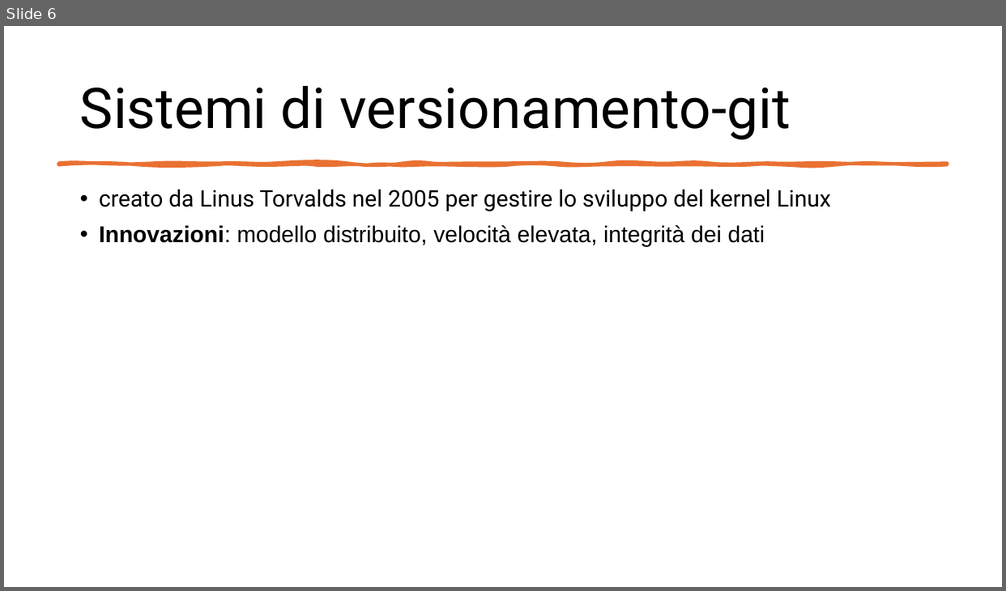
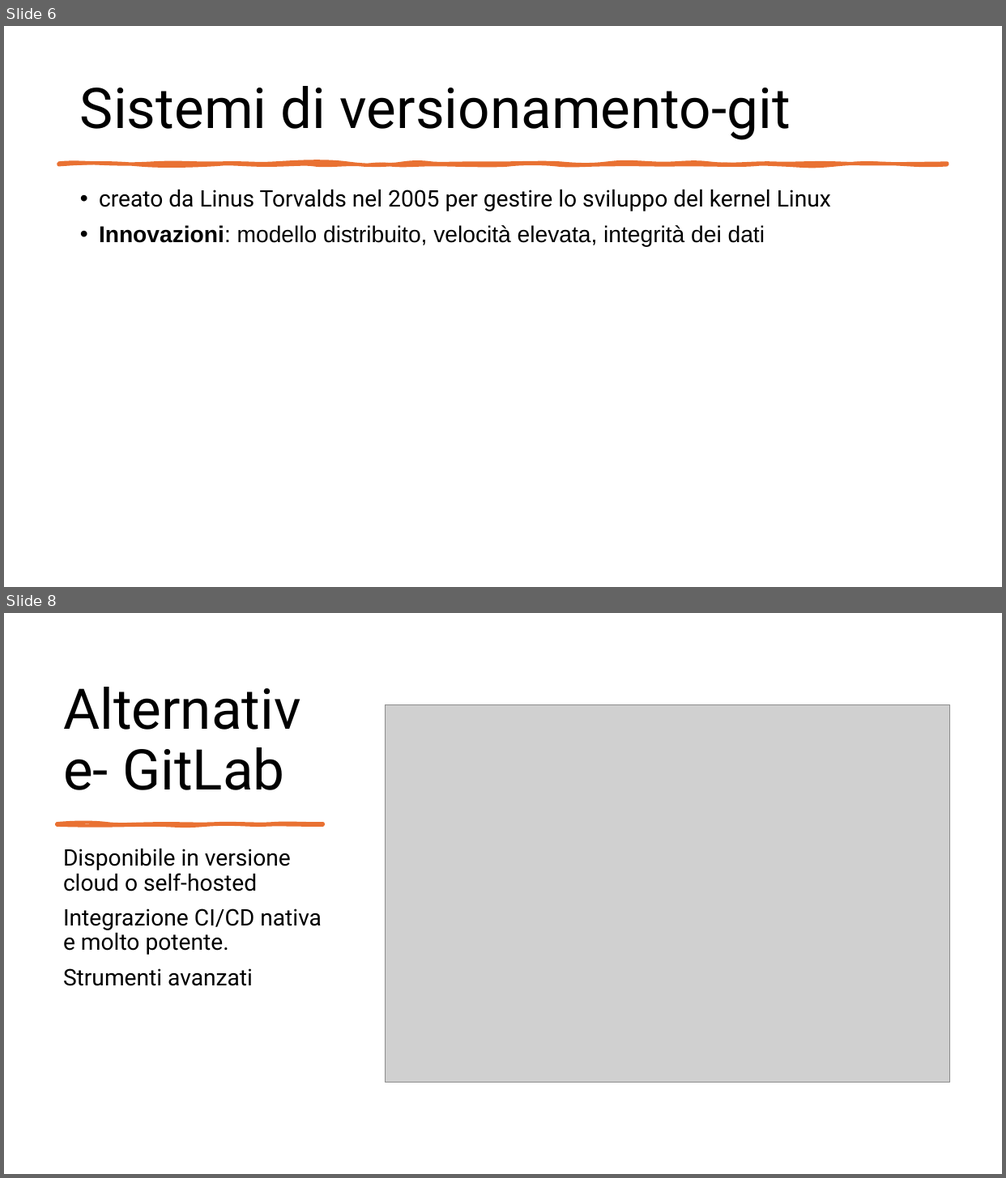
Before and after one commit to EliottJacobe08/Lab-Programmazione-1, a slide deck: GitHub e Version Control.pptx. Shown one above the other, each under a label of ours: slide 6 before the commit, slides 6 and 8 after it; the slides between them are not shown. The pictures are 1006x591 and 1006x1178 pixels, drawn with LibreOffice and Linux fonts; fonts in the diff are those of the drawing; grey boxes stand for pictures. Boxes give left, top, right and bottom in pixels: in the first picture for what was removed or moved away, otherwise in the second. Text is boxed around its words. In the diff, an @@ line names an element or a change of style, - is before the commit and + after.

```diff
--- a/GitHub e Version Control.pptx
+++ b/GitHub e Version Control.pptx
@@ slide 8 added at [4, 613, 1002, 1174], background #FFFFFF @@
@@ picture added at [385, 705, 950, 1082] @@
@@ title added at [122, 747, 284, 790], 54 pt, text #000000 @@
+Alternative- GitLab
@@ freeform shape added at [57, 824, 323, 825], fill #E97132, outline #E97132 3 pt @@
@@ text added at [63, 848, 322, 986], 22 pt, text #000000 @@
+Disponibile in versione cloud o self-hosted
+Integrazione CI/CD nativa e molto potente.
+Strumenti avanzati
```
Also in this commit, not shown: 3 other slides added, 1 slide removed.
